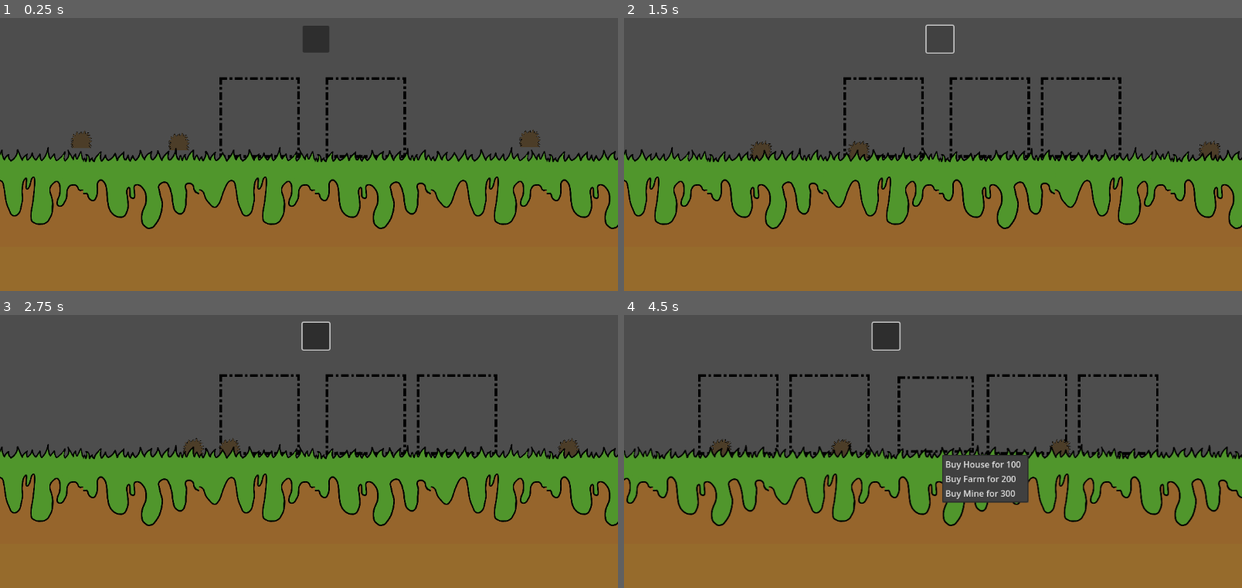
Above: before the commit, frames 1-4 (two rows, left to right).
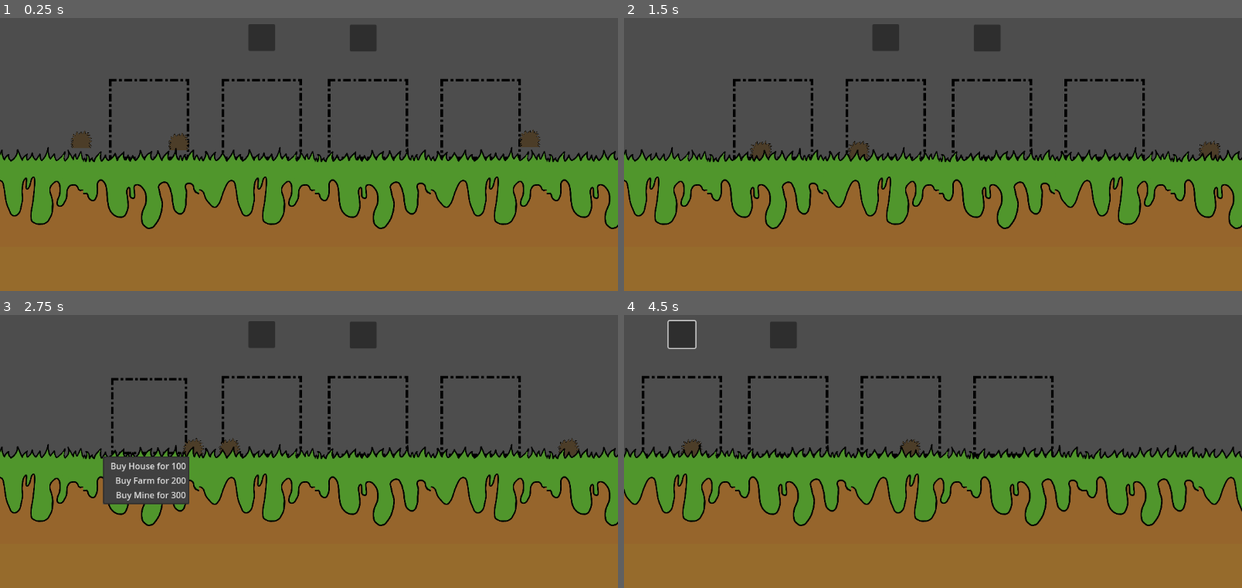
Above: after the commit, the same moments.

Repository: AncientEntity/LD56
Game: Godot game, scene res://Scenes/game_scene.tscn
The game is run twice, just before and just after one commit, with the same random seed, the same clock (stepped at 60 frames per second) and the same inputs.
Inputs (mouse positions are in pixels of both pictures, inside the frame that each line leads up to; where the layout moved, square brackets give the same spot in the first picture):
- Up to frame 1 (0.25 s): no input
- Up to frame 2 (1.5 s): click (883, 116) at 0.52 s; click (939, 39) at 1.27 s
- Up to frame 3 (2.75 s): click (148, 416) at 2.02 s
- Up to frame 4 (4.5 s): click (988, 334) [939, 336] at 2.75 s; click (722, 334) [939, 336] at 3.5 s; click (988, 413) at 4.27 s

The runs differ from the first frame. In frame 1, 2.7% of the frame differs, in the area x 17-85%, y 2-52%; in frame 2, 2.7%; in frame 3, 5.6%; in frame 4, 17%, in the area x 0-100%, y 1-78%.

Commit message:
dont fuck me in the ass

Diff:
--- a/Scenes/game_scene.tscn
+++ b/Scenes/game_scene.tscn
@@ -1,7 +1,8 @@
-[gd_scene load_steps=7 format=4 uid="uid://c86371r6f6oh3"]
+[gd_scene load_steps=8 format=4 uid="uid://c86371r6f6oh3"]
 
+[ext_resource type="Script" path="res://Scripts/gameManager.gd" id="1_gtn57"]
 [ext_resource type="PackedScene" uid="uid://c85brqjbs6xhp" path="res://Scenes/camera_2d.tscn" id="2_x5va0"]
-[ext_resource type="TileSet" uid="uid://c22i274j2sebl" path="res://Assets/groundTiles/groundtileset.tres" id="4_5ifgc"]
+[ext_resource type="TileSet" uid="uid://46uh3g7vby3q" path="res://Assets/groundTiles/groundtileset.tres" id="4_5ifgc"]
 [ext_resource type="PackedScene" uid="uid://dnkr0qercn1qi" path="res://Scenes/shop_grid.tscn" id="4_hxhm7"]
 [ext_resource type="PackedScene" path="res://Scenes/little_guy.tscn" id="4_xx35y"]
 
@@ -11,6 +12,7 @@
 size = Vector2(20, 344.484)
 
 [node name="GameScene" type="Node2D"]
+script = ExtResource("1_gtn57")
 
 [node name="Camera2D" parent="." instance=ExtResource("2_x5va0")]
 position = Vector2(-11, -26)
--- a/Scenes/shop_grid.tscn
+++ b/Scenes/shop_grid.tscn
@@ -15,34 +15,51 @@
 custom_minimum_size = Vector2(100, 100)
 layout_direction = 2
 layout_mode = 0
-offset_left = -150.0
-offset_right = 510.0
-offset_bottom = 150.0
-theme_override_constants/h_separation = 20
+offset_left = -146.0
+offset_top = 3.0
+offset_right = 514.0
+offset_bottom = 153.0
+theme_override_constants/h_separation = 60
 columns = 1024
 
 [node name="tile_shop" parent="GridRight" instance=ExtResource("2_ca2bs")]
+layout_mode = 2
+
+[node name="tile_shop2" parent="GridRight" instance=ExtResource("2_ca2bs")]
 layout_mode = 2
 
 [node name="GridLeft" type="GridContainer" parent="."]
 custom_minimum_size = Vector2(100, 100)
 layout_direction = 3
 layout_mode = 0
-offset_left = 198.0
-offset_right = 858.0
-offset_bottom = 150.0
-theme_override_constants/h_separation = 20
+offset_left = 194.0
+offset_top = 3.0
+offset_right = 854.0
+offset_bottom = 153.0
+theme_override_constants/h_separation = 60
 columns = 1024
 
 [node name="tile_shop2" parent="GridLeft" instance=ExtResource("2_ca2bs")]
 layout_mode = 2
 
-[node name="Button" type="Button" parent="."]
+[node name="tile_shop3" parent="GridLeft" instance=ExtResource("2_ca2bs")]
+layout_mode = 2
+
+[node name="RightButton" type="Button" parent="."]
 custom_minimum_size = Vector2(50, 50)
 layout_mode = 0
-offset_left = -193.0
-offset_top = -96.0
-offset_right = -143.0
-offset_bottom = -46.0
+offset_left = -105.0
+offset_top = -98.0
+offset_right = -55.0
+offset_bottom = -48.0
 
-[connection signal="pressed" from="Button" to="." method="_on_button_pressed"]
+[node name="LeftButton" type="Button" parent="."]
+custom_minimum_size = Vector2(50, 50)
+layout_mode = 0
+offset_left = -294.0
+offset_top = -99.0
+offset_right = -244.0
+offset_bottom = -49.0
+
+[connection signal="pressed" from="RightButton" to="." method="_on_button_pressed" binds= [true]]
+[connection signal="pressed" from="LeftButton" to="." method="_on_button_pressed" binds= [false]]
--- /dev/null
+++ b/Scripts/gameManager.gd
@@ -0,0 +1,12 @@
+extends Node2D
+
+var max_left = 5
+var max_right = 5
+
+func _ready() -> void:
+	pass
+
+func get_max(right : bool) -> int:
+	if(right):
+		return max_right
+	return max_left
--- a/Scripts/shop_grid.gd
+++ b/Scripts/shop_grid.gd
@@ -1,32 +1,44 @@
 extends Control
+@onready var button: Button = $Button		#Temp
 
 @onready var grid_right: GridContainer = $GridRight
 @onready var grid_left: GridContainer = $GridLeft
+@onready var game_scene: Node2D = $".."
 
-var tile_shop_asset = preload("res://Scenes/tile_shop.tscn")
-@onready var button: Button = $Button
+var tile_shop_asset = preload("res://Scenes/tile_shop.tscn")	#Shop Scene
 
-var test_alts = true
+var grids = {
+	1: {"text": "right_grid", "max": 0, "placed": 1},
+	2: {"text": "left_grid", "max": 0, "placed": 1},
+}
 
 func _ready() -> void:
+	grids[1]["max"] = game_scene.max_right
+	grids[2]["max"] = game_scene.max_left
 	pass
 
-func _update_grid():
-	if(_can_develop(true)):
-		var tile_asset = tile_shop_asset.instantiate()
+func _update_grid(right: bool):
+	grids[1]["max"] = game_scene.max_right
+	grids[2]["max"] = game_scene.max_left
+
+	var tile_asset
+	if(_can_develop(true) && right):
+		grids[1]["placed"] += 1
+		tile_asset = tile_shop_asset.instantiate()
 		self.grid_right.add_child(tile_asset)
-	elif(_can_develop(false)):
-		var tile_asset = tile_shop_asset.instantiate()
+	elif(_can_develop(right) && !right):
+		grids[2]["placed"] += 1
+		tile_asset = tile_shop_asset.instantiate()
 		self.grid_left.add_child(tile_asset)
 
 func _can_develop(right : bool):
-	if(test_alts && right):
-		test_alts = false
-		return true
-	elif(!test_alts && !right):
-		test_alts = true
-		return true
+	if(grids[1]["max"] >= grids[1]["placed"]+1 && right):
+		if(grids[1]["max"] >= grids[1]["placed"]+1):
+			return true
+	elif(!right):
+		if(grids[2]["max"] >= grids[2]["placed"]+1):
+			return true
+	return false
 
-
-func _on_button_pressed() -> void:
-	_update_grid()
+func _on_button_pressed(right : bool) -> void:
+	_update_grid(right)
--- a/Scripts/shop_menu.gd
+++ b/Scripts/shop_menu.gd
@@ -58,7 +58,7 @@
 
 
 func on_mouse_entered():
-	print("Focusing")
+	pass
 
 func on_mouse_exited():
-	print("stopped")
+	pass
Not shown, changed: Assets/littleGuyAssets/Body1.png.import
Not shown, changed: Assets/littleGuyAssets/Body2.png.import
Not shown, changed: Assets/littleGuyAssets/Body3.png.import
Not shown, changed: Assets/littleGuyAssets/Body4.png.import
Not shown, changed: Assets/littleGuyAssets/Eyeball.png.import
Not shown, changed: Assets/littleGuyAssets/body1.png.import
Not shown, changed: Assets/littleGuyAssets/body2.png.import
Not shown, changed: Assets/littleGuyAssets/body3.png.import
Not shown, changed: Assets/littleGuyAssets/body4.png.import
Not shown, changed: Assets/littleGuyAssets/eyeball.png.import
